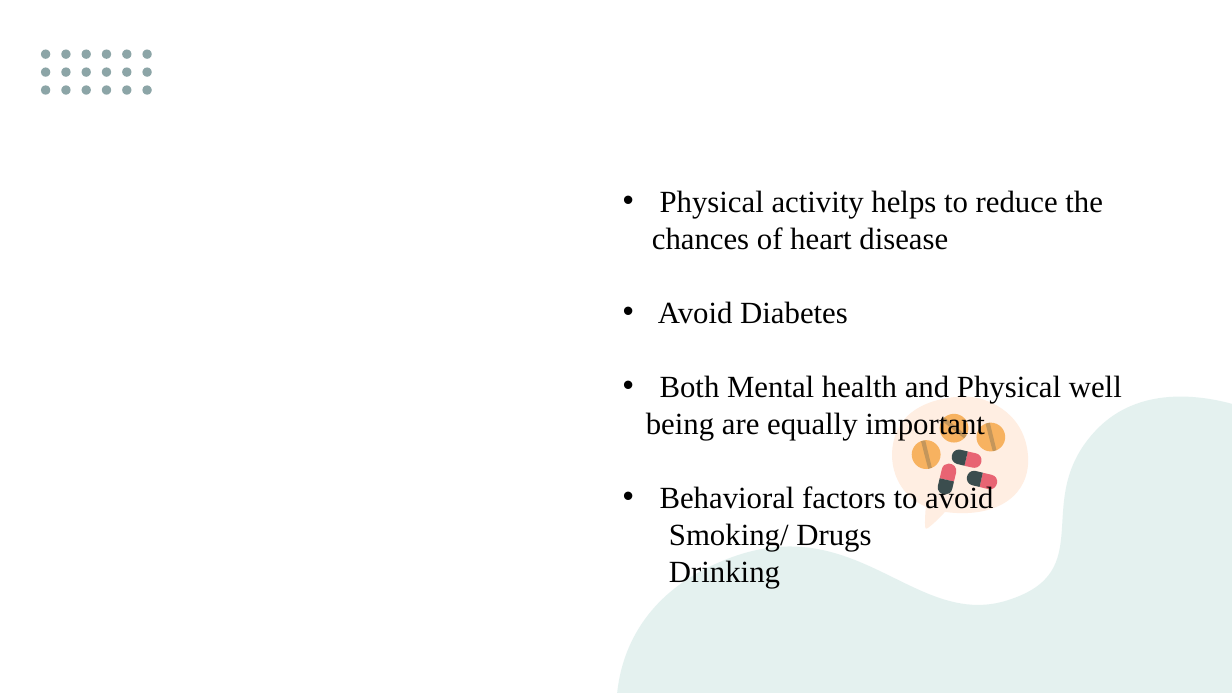
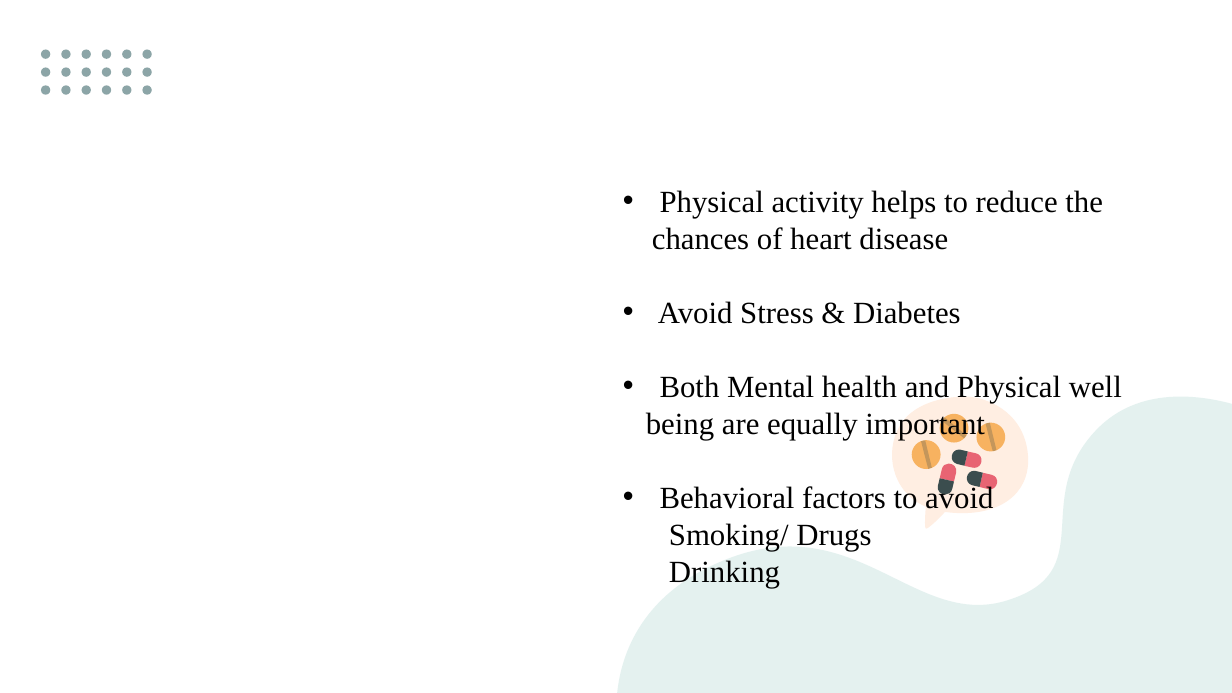
Before and after one commit to jm18443/Project-4, a slide deck: slide 21 of Project-4 Presentation.pptx (slide 20 before the commit). Drawn at 1232x693 pixels with LibreOffice and Linux fonts; fonts in the diff are those of the drawing; background and template pictures are left out. Boxes give left, top, right and bottom in pixels: in the first picture for what was removed or moved away, otherwise in the second. Text is boxed around its words. In the diff, an @@ line names an element or a change of style, - is before the commit and + after.

```diff
--- a/Project-4 Presentation.pptx
+++ b/Project-4 Presentation.pptx
@@ text at [658,301,961,324]: text changed @@
-• Avoid Diabetes
+• Avoid Stress & Diabetes
```
Also in this commit, not shown: 1 other slide changed, 1 slide added.
